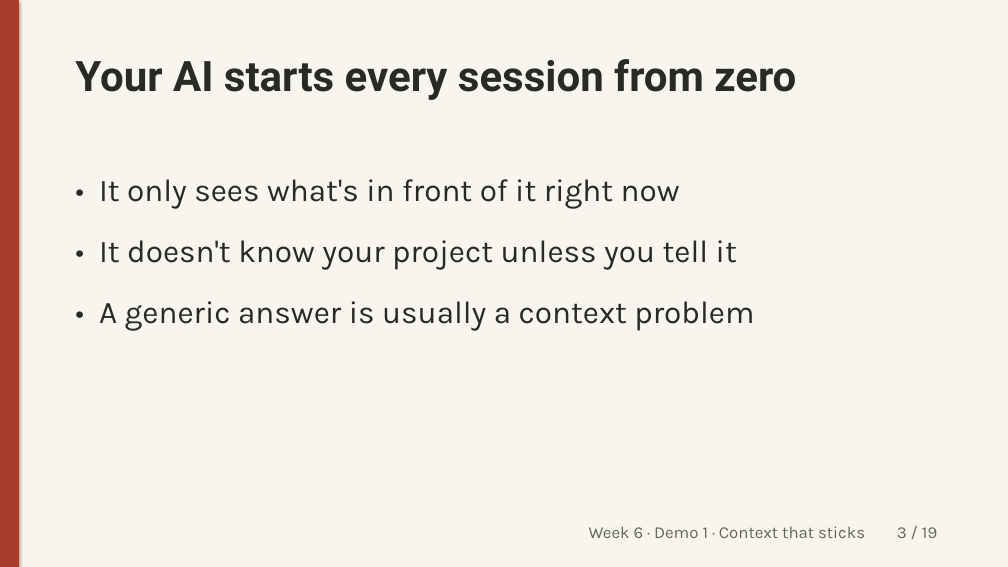
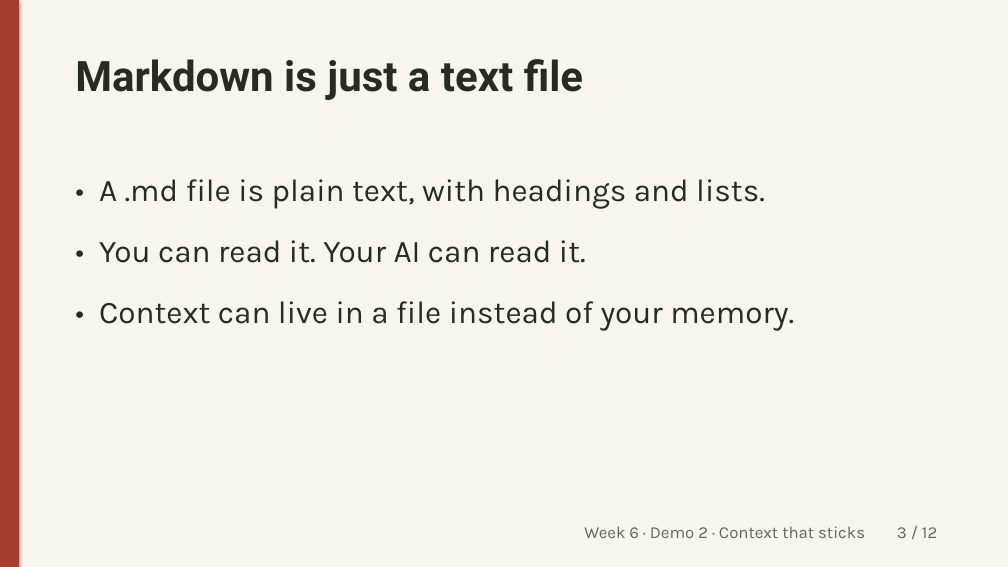
Before and after one commit to unforcedagi/learn-vibe-build-deck, a slide deck: slide 3 of lessons/week-6/_src/week6-lecture.pptx. Drawn at 1008x567 pixels with LibreOffice and Linux fonts; fonts in the diff are those of the drawing. Boxes give left, top, right and bottom in pixels: in the first picture for what was removed or moved away, otherwise in the second. Text is boxed around its words. In the diff, an @@ line names an element or a change of style, - is before the commit and + after.

Commit message:
Week 6 foundation: copy lesson, light context file, get online; no live connector or pair exercise

```diff
--- a/lessons/week-6/_src/week6-lecture.pptx
+++ b/lessons/week-6/_src/week6-lecture.pptx
@@ text at box(75, 59, 583, 100): text changed @@
-Your AI starts every session from zero
+Markdown is just a text file
@@ text at box(99, 179, 794, 331): text changed @@
-• It only sees what's in front of it right now
-• It doesn't know your project unless you tell it
-• A generic answer is usually a context problem
+• A .md file is plain text, with headings and lists.
+• You can read it. Your AI can read it.
+• Context can live in a file instead of your memory.
@@ text at box(584, 526, 937, 538): text changed @@
-Week 6 · Demo 1 · Context that sticks 3 / 19
+Week 6 · Demo 2 · Context that sticks 3 / 12
```
Also in this commit, not shown: 10 other slides changed, 1 slide added, 8 slides removed, 16 other files.
